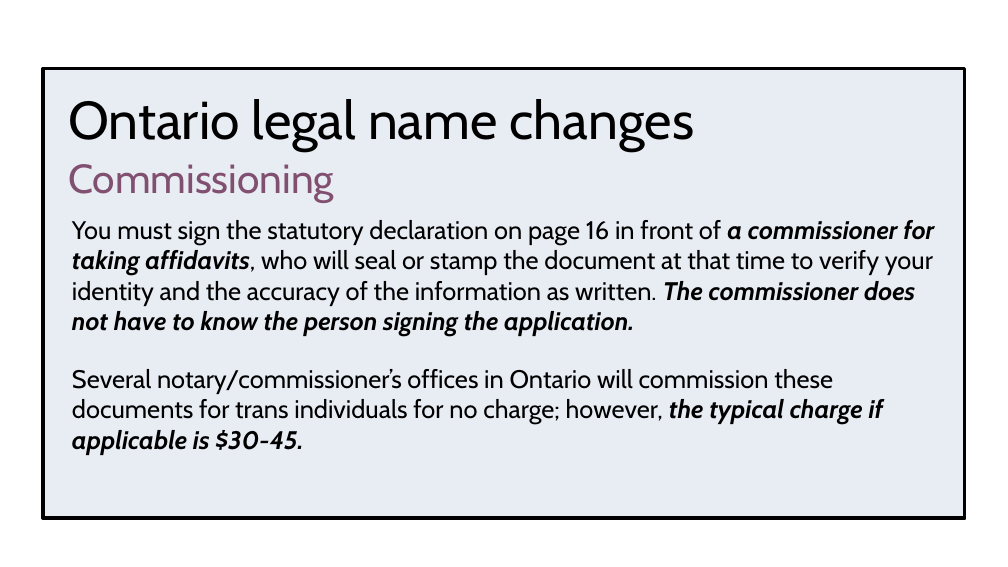
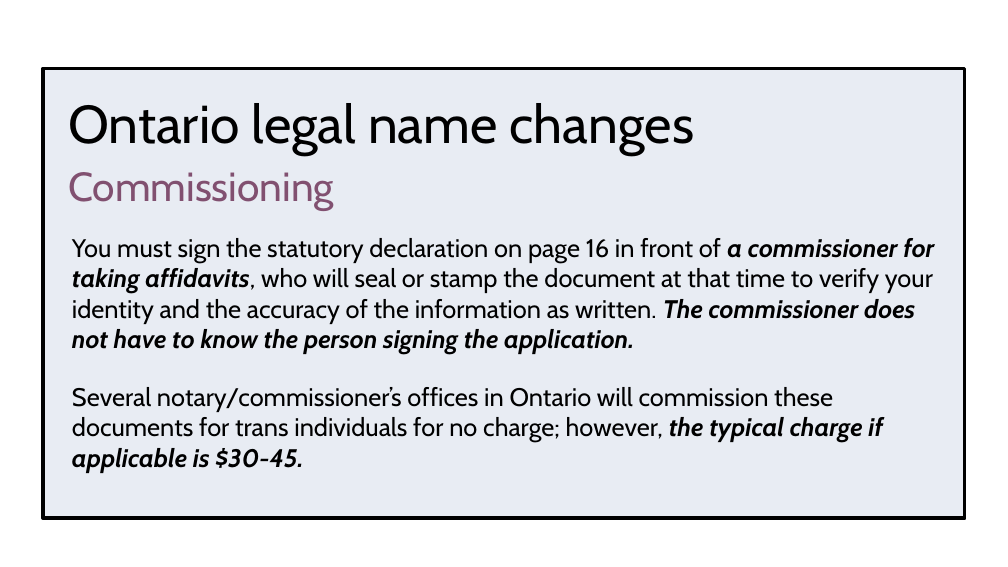
Before and after one commit to torontopubliclibra/tg-id-beta, a slide deck: slide 10 of data/tg-id-0425.pptx. Drawn at 1008x567 pixels with LibreOffice and Linux fonts; fonts in the diff are those of the drawing; background and template pictures are left out. Boxes give left, top, right and bottom in pixels: in the first picture for what was removed or moved away, otherwise in the second. Text is boxed around its words. In the diff, an @@ line names an element or a change of style, - is before the commit and + after.

```diff
--- a/data/tg-id-0425.pptx
+++ b/data/tg-id-0425.pptx
@@ title "Ontario legal name changes": place and size @@
-title "Ontario legal name changes" at (68,99,695,151)
+title "Ontario legal name changes" at (68,103,695,155)
@@ title "Commissioning": place and size @@
-title "Commissioning" at (68,164,334,203)
+title "Commissioning" at (68,172,334,210)
@@ text "You must sign the statutory ...": place and size @@
-text "You must sign the statutory ..." at (72,220,934,455)
+text "You must sign the statutory ..." at (72,238,934,473)
```
Also in this commit, not shown: 24 other slides changed, 4 other files.
